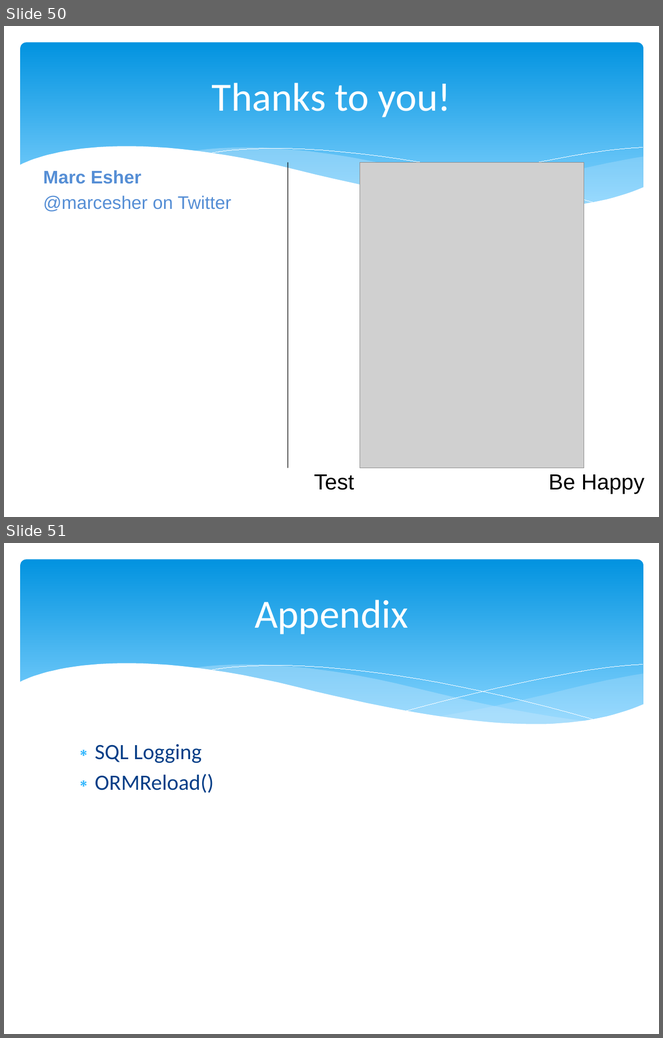
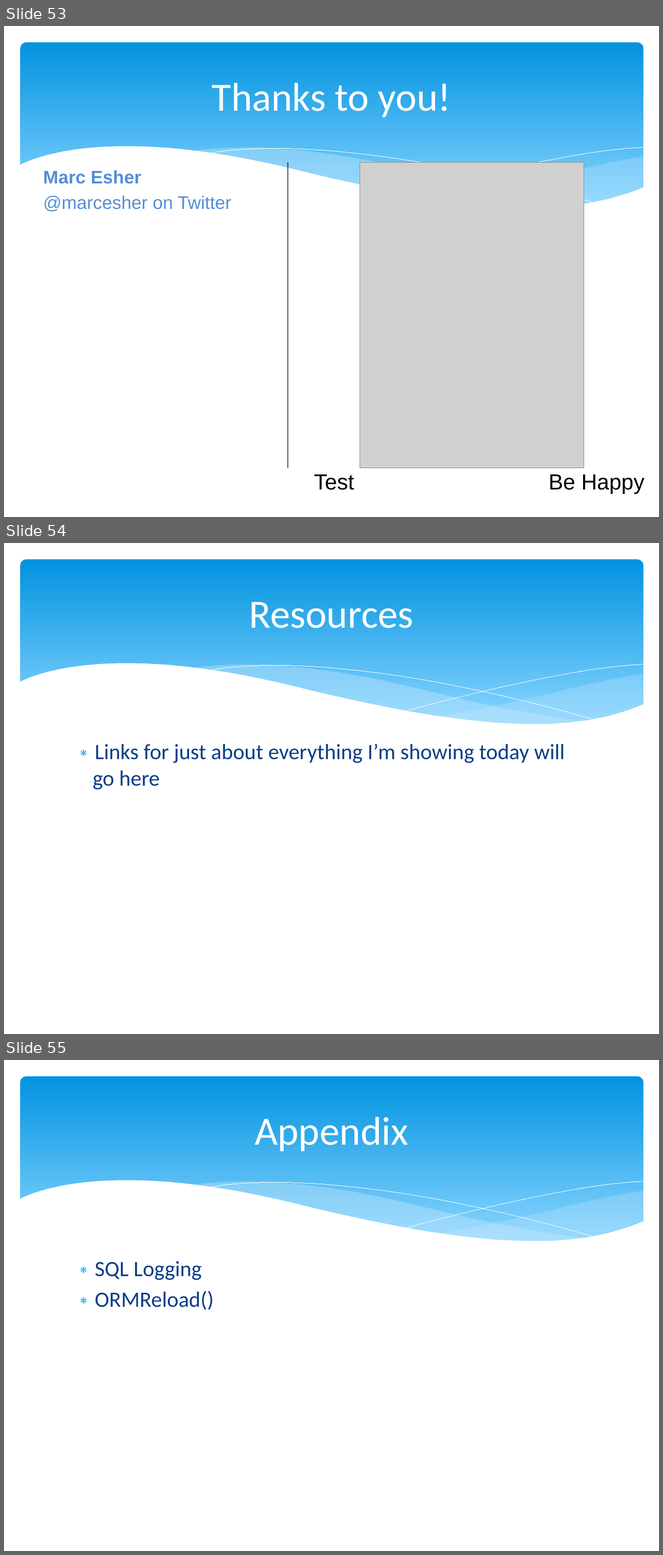
Before and after one commit to marcesher/mxunit-cfmeetups, a slide deck: CFObjective_ORMZen/preso/orm_zen.ppt.pptx. Shown one above the other, each under a label of ours: slides 50 and 51 before the commit, slides 53, 54 and 55 after it. The pictures are 663x1038 and 663x1555 pixels, drawn with LibreOffice and Linux fonts; fonts in the diff are those of the drawing; grey boxes stand for pictures. Boxes give left, top, right and bottom in pixels: in the first picture for what was removed or moved away, otherwise in the second. Text is boxed around its words. In the diff, an @@ line names an element or a change of style, - is before the commit and + after.

```diff
--- a/CFObjective_ORMZen/preso/orm_zen.ppt.pptx
+++ b/CFObjective_ORMZen/preso/orm_zen.ppt.pptx
@@ slide 54 added at [4,543,659,1034], background #FFFFFF; not listed: 6 template elements that a slide beside it also shows @@
@@ title added at [249,602,414,628], 44 pt, text #FFFFFF @@
+Resources
@@ text added at [93,744,565,790], 24 pt, text #073E87 @@
+∗ Links for just about everything I’m showing today will go here
@@ what was slide 50 is now slide 53 @@
@@ what was slide 51 is now slide 55 @@
```
Also in this commit, not shown: 3 other slides added.
